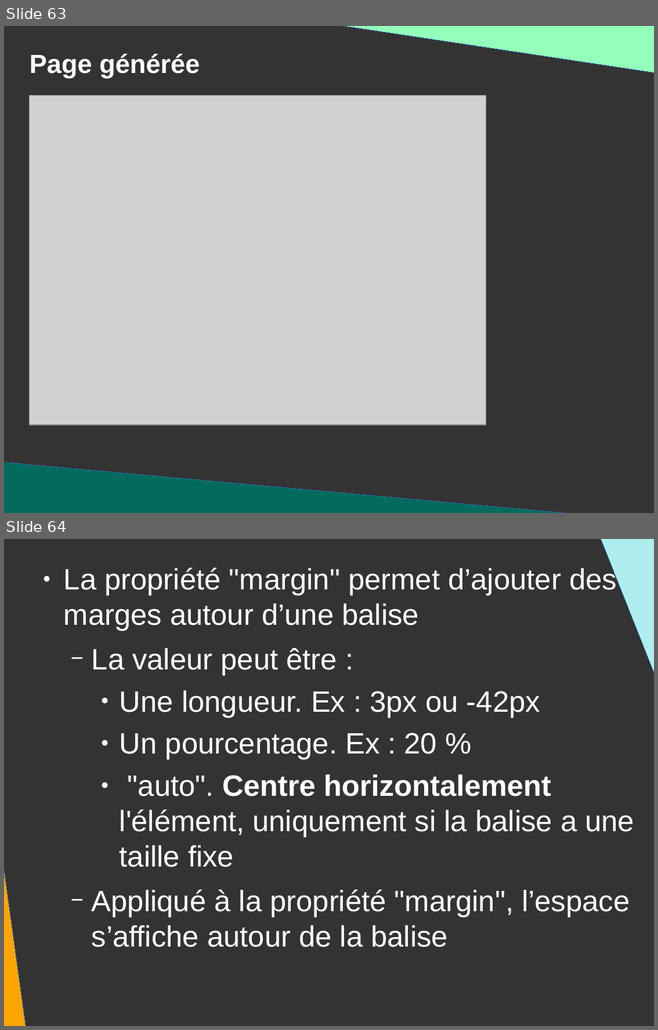
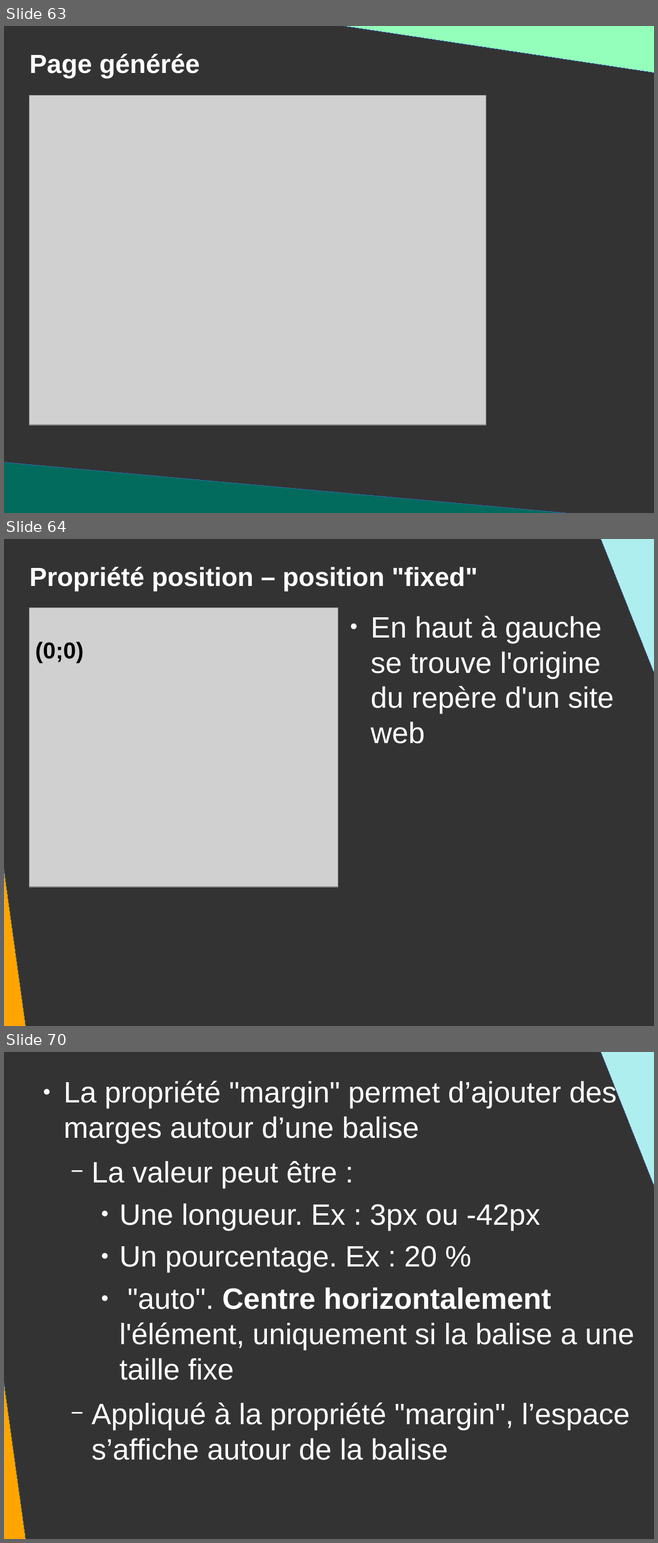
Before and after one commit to DanYellow/presentations, a slide deck: mmi/html/travaux-pratiques/numero-2/presentation.odp. Shown one above the other, each under a label of ours: slides 63 and 64 before the commit, slides 63, 64 and 70 after it; the slides between them are not shown. The pictures are 658x1030 and 658x1543 pixels, drawn with LibreOffice and Linux fonts; fonts in the diff are those of the drawing; grey boxes stand for pictures. Boxes give left, top, right and bottom in pixels: in the first picture for what was removed or moved away, otherwise in the second. Text is boxed around its words. In the diff, an @@ line names an element or a change of style, - is before the commit and + after.

```diff
--- a/mmi/html/travaux-pratiques/numero-2/presentation.odp
+++ b/mmi/html/travaux-pratiques/numero-2/presentation.odp
@@ slide 64 added at (4, 539, 654, 1026), background #333333 @@
@@ right triangle added at (593, 539, 654, 773), fill #AFEEEE, outline #3465A4 0 pt @@
@@ title added at (30, 567, 477, 591), 32 pt, text #FFFFFF, bold @@
+Propriété position – position "fixed"
@@ picture added at (30, 608, 338, 888) @@
@@ right triangle added at (4, 614, 28, 1026), fill #FFA500, outline #3465A4 0 pt @@
@@ text added at (371, 616, 614, 744), 36 pt, text #FFFFFF @@
+● En haut à gauche se trouve l'origine du repère d'un site web
@@ text added at (35, 642, 83, 663), 28 pt, text #000000, bold @@
+(0;0)
@@ what was slide 64 is now slide 70 @@
```
Also in this commit, not shown: 1 slide changed, 5 other slides added, 1 other file.
